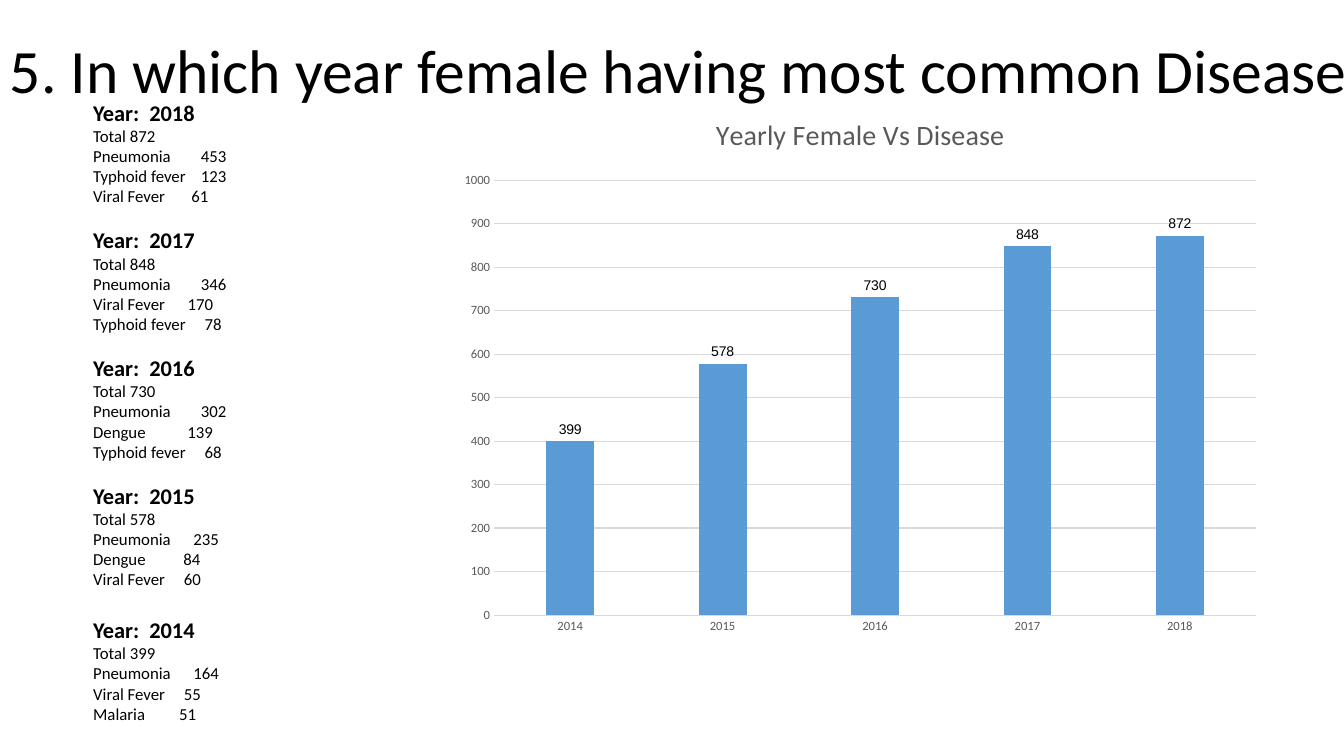
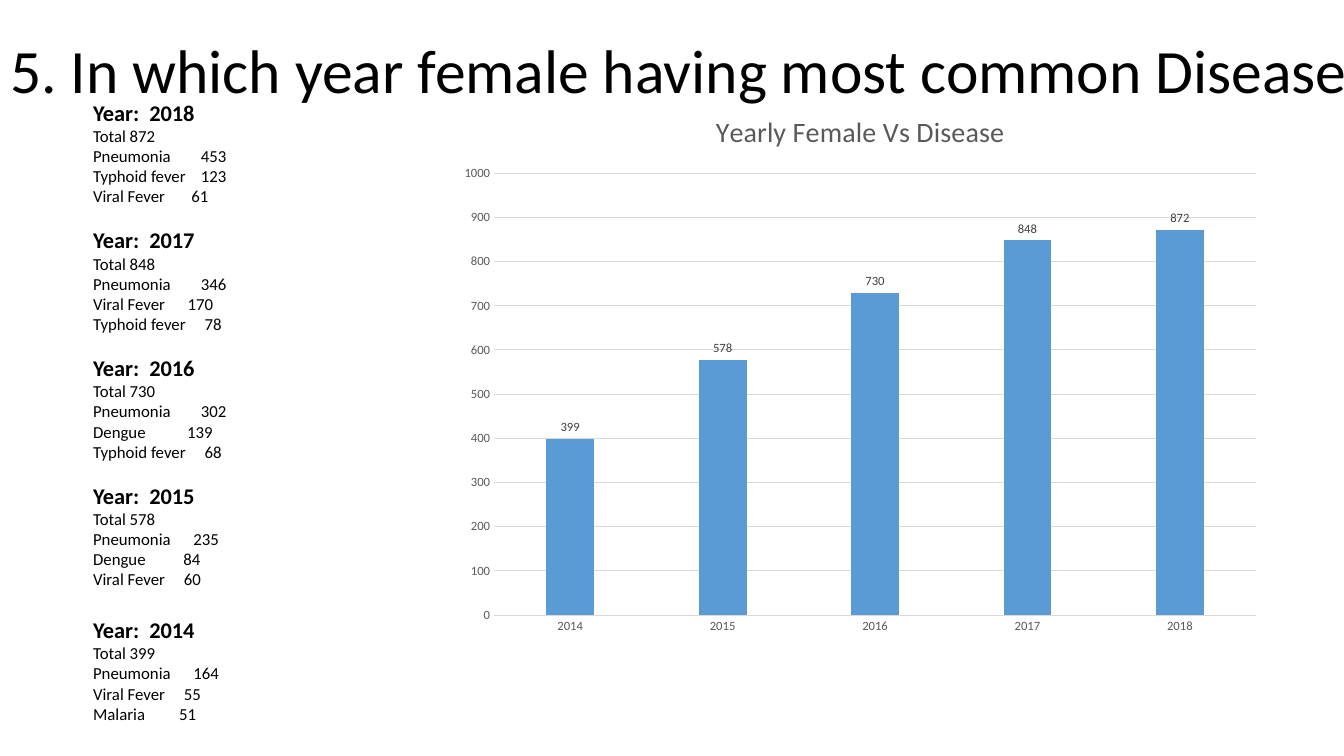
Before and after one commit to EnggQasim/FAST_Data, a slide deck: slide 12 of Statistics/project/medical/Medical Presentation/Mathematics & Statistics.pptx. Drawn at 1344x756 pixels with LibreOffice and Linux fonts; fonts in the diff are those of the drawing. Boxes give left, top, right and bottom in pixels: in the first picture for what was removed or moved away, otherwise in the second. Text is boxed around its words. In the diff, an @@ line names an element or a change of style, - is before the commit and + after.

```diff
--- a/Statistics/project/medical/Medical Presentation/Mathematics & Statistics.pptx
+++ b/Statistics/project/medical/Medical Presentation/Mathematics & Statistics.pptx
@@ column chart at [448,94,1272,645] @@
@@ title "Yearly Female Vs Disease" to "Yearly Female Vs Disease " @@
@@ data labels of Series 1 changed @@
@@ category axis changed @@
@@ value axis changed @@
@@ lettering changed @@
```
Also in this commit, not shown: 9 other slides changed, 4 other files.
